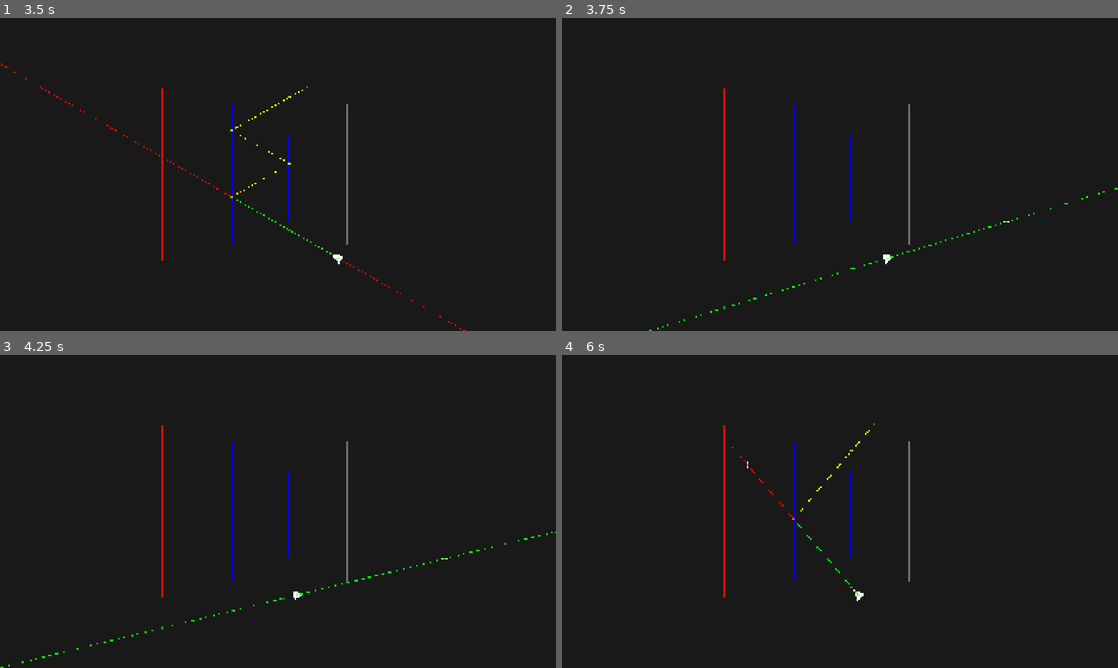
Above: before the commit, frames 1-4 (two rows, left to right).
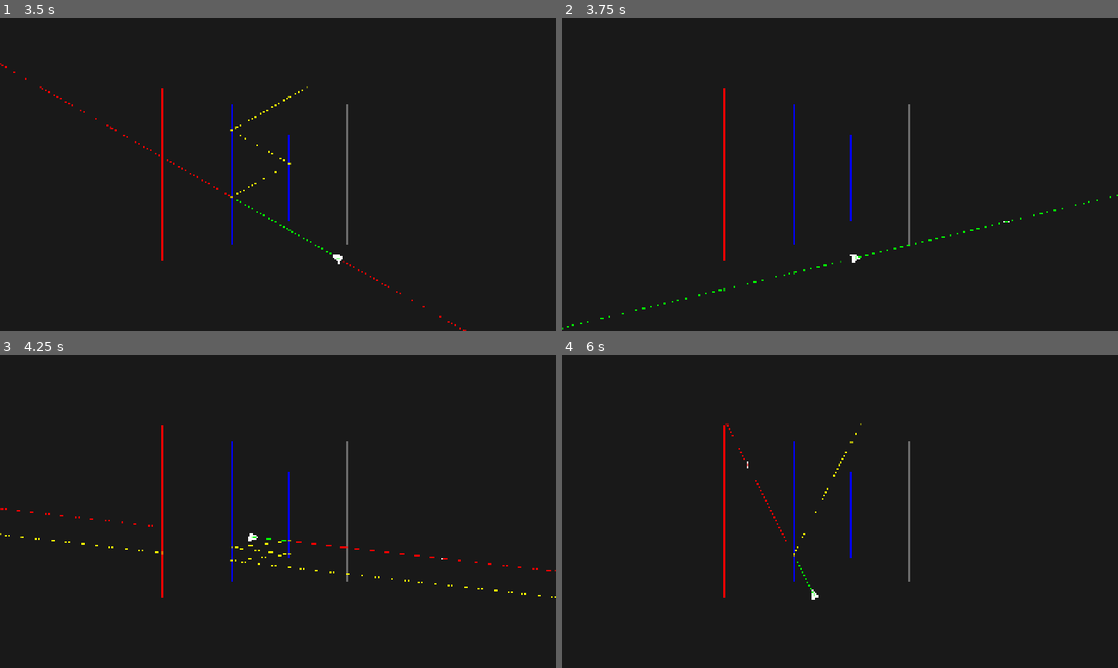
Above: after the commit, the same moments.

Repository: AlonKellner-RedHat/ricochet-game-v2
Game: Godot game, scene res://scenes/open_room_playable.tscn
Two runs of this game, one before a commit and one after it. Both use one fixed random seed, a clock stepped at 60 frames per second and the inputs below.
Inputs (mouse positions are in pixels of both pictures, inside the frame that each line leads up to):
- Up to frame 1 (3.5 s): tap Enter at 0.5 s; move the mouse to (400, 158) at 0.52 s; hold D (move_right) 0.53-1.25 s; hold Space (fire) 0.53-1.25 s; click (400, 158) at 0.67 s; tap Z at 0.8 s; drag from (166, 190) to (250, 237) at 1.27 s; tap Space (fire) at 2 s; move the mouse to (333, 105) at 2.02 s; hold D (move_right) 2.03-2.75 s; hold Space (fire) 2.03-2.75 s; tap R at 2.1 s; drag from (250, 237) to (111, 127) at 2.77 s
- Up to frame 2 (3.75 s): tap Enter at 3.5 s; move the mouse to (1006, 221) at 3.52 s; hold A (move_left) from 3.53 s (still down); tap Z at 3.6 s
- Up to frame 3 (4.25 s): keep holding A (move_left); tap R at 3.8 s
- Up to frame 4 (6 s): release A (move_left) at 4.25 s; drag from (673, 464) to (756, 433) at 4.27 s; tap Space (fire) at 5 s; move the mouse to (867, 511) at 5.02 s; hold S (move_down) 5.03-5.75 s; hold Shift 5.03-5.75 s; click (867, 511) at 5.17 s; tap Z at 5.3 s; tap Enter at 5.75 s; drag from (756, 433) to (728, 527) at 5.77 s

Frame 1 is identical in both runs. In frame 2, 0.3% of the frame differs, in the area x 0-100%, y 54-100%; in frame 3, 0.5%, in the area x 0-100%, y 48-100%; in frame 4, 0.3%.

Commit message:
Stage 32: Checkpoint system with undo and reset
Save game state before each shot. Z undoes the last shot (pops from
checkpoint stack), R fully resets to initial level state. CheckpointData
captures player position/velocity, game state (deep copy), plan entries,
and targets hit.

- CheckpointData and CheckpointStack classes
- PlanManager gains restore_from() for checkpoint restoration
- game_manager handles Z/R keys, saves before fire, restores on undo/reset
- 12 unit tests (217 total, all passing)

Co-Authored-By: Claude Opus 4.6 <noreply@anthropic.com>

Diff:
--- /dev/null
+++ b/scripts/game/checkpoint.gd
@@ -0,0 +1,27 @@
+class_name CheckpointData
+extends RefCounted
+
+var player_position: Vector2
+var player_velocity: Vector2
+var game_state: GameState
+var plan_entries: Array
+var targets_hit: Dictionary
+
+func _init(
+	p_position: Vector2,
+	p_velocity: Vector2,
+	p_game_state: GameState,
+	p_plan_entries: Array,
+	p_targets_hit: Dictionary,
+) -> void:
+	player_position = p_position
+	player_velocity = p_velocity
+	game_state = p_game_state.copy()
+	plan_entries = _copy_entries(p_plan_entries)
+	targets_hit = p_targets_hit.duplicate()
+
+static func _copy_entries(entries: Array) -> Array:
+	var result: Array = []
+	for entry in entries:
+		result.append(PlanManager.PlanEntry.new(entry.surface_id, entry.side))
+	return result
--- /dev/null
+++ b/scripts/game/checkpoint_stack.gd
@@ -0,0 +1,26 @@
+class_name CheckpointStack
+extends RefCounted
+
+var _stack: Array = []
+var _initial: CheckpointData = null
+
+func set_initial(data: CheckpointData) -> void:
+	_initial = data
+
+func push(data: CheckpointData) -> void:
+	_stack.append(data)
+
+func pop() -> CheckpointData:
+	if _stack.is_empty():
+		return null
+	return _stack.pop_back()
+
+func reset() -> CheckpointData:
+	_stack.clear()
+	return _initial
+
+func is_empty() -> bool:
+	return _stack.is_empty()
+
+func depth() -> int:
+	return _stack.size()
--- a/scripts/game/game_manager.gd
+++ b/scripts/game/game_manager.gd
@@ -12,6 +12,9 @@
 
 var plan := PlanManager.new()
 var click_detector := ClickDetector.new()
+var game_state := GameState.new()
+var targets_hit: Dictionary = {}
+var _checkpoints := CheckpointStack.new()
 var _hovered_node: Node2D = null
 
 func _ready() -> void:
@@ -32,6 +35,7 @@
 		_camera.limit_top = int(bounds.position.y)
 		_camera.limit_right = int(bounds.end.x)
 		_camera.limit_bottom = int(bounds.end.y)
+	_checkpoints.set_initial(_capture_checkpoint())
 
 func _process(_delta: float) -> void:
 	_update_camera()
@@ -95,6 +99,14 @@
 				_level_settings.gravity = Vector2(0, 980)
 		return
 
+	if event is InputEventKey and event.pressed and event.physical_keycode == KEY_Z:
+		_try_undo()
+		return
+
+	if event is InputEventKey and event.pressed and event.physical_keycode == KEY_R:
+		_try_reset()
+		return
+
 	if event is InputEventKey and event.pressed and event.physical_keycode == KEY_C:
 		plan.clear()
 		_update_hud()
@@ -152,9 +164,11 @@
 	if player_pos == cursor_pos:
 		return
 
+	_checkpoints.push(_capture_checkpoint())
+
 	var surfaces := _get_surfaces()
 	var dir := _compute_aim_direction(player_pos, cursor_pos, surfaces)
-	var path := Tracer.trace(player_pos, dir, surfaces, GameState.new())
+	var path := Tracer.trace(player_pos, dir, surfaces, game_state)
 
 	if _path_renderer:
 		_path_renderer.modulate.a = 0.25
@@ -169,9 +183,36 @@
 	if _path_renderer:
 		_path_renderer.modulate.a = 1.0
 
+func _try_undo() -> void:
+	var data := _checkpoints.pop()
+	if data == null:
+		return
+	_restore_checkpoint(data)
+
+func _try_reset() -> void:
+	var data := _checkpoints.reset()
+	if data == null:
+		return
+	_restore_checkpoint(data)
+
+func _capture_checkpoint() -> CheckpointData:
+	var pos := _player.global_position if _player else Vector2.ZERO
+	var vel := _player.velocity if _player else Vector2.ZERO
+	return CheckpointData.new(pos, vel, game_state, plan.entries, targets_hit)
+
+func _restore_checkpoint(data: CheckpointData) -> void:
+	if _player:
+		_player.global_position = data.player_position
+		_player.velocity = data.player_velocity
+	game_state = data.game_state.copy()
+	plan.restore_from(data.plan_entries)
+	targets_hit = data.targets_hit.duplicate()
+	_update_hud()
+	_update_surface_overlays()
+
 func _compute_aim_direction(player_pos: Vector2, cursor_pos: Vector2, surfaces: Array) -> Direction:
 	var entries: Array = plan.entries if not plan.is_empty() else []
-	return Planner.compute_aim_direction(player_pos, cursor_pos, entries, surfaces, GameState.new())
+	return Planner.compute_aim_direction(player_pos, cursor_pos, entries, surfaces, game_state)
 
 func _get_surfaces() -> Array:
 	if _level_settings and "surfaces" in _level_settings:
--- a/scripts/game/plan_manager.gd
+++ b/scripts/game/plan_manager.gd
@@ -38,3 +38,8 @@
 		if entry.surface_id == surface_id:
 			return true
 	return false
+
+func restore_from(p_entries: Array) -> void:
+	entries.clear()
+	for entry in p_entries:
+		entries.append(PlanEntry.new(entry.surface_id, entry.side))
--- /dev/null
+++ b/tests/test_stage32_checkpoint.gd
@@ -0,0 +1,189 @@
+extends GutTest
+
+# --- Pure data tests (no scene) ---
+
+func test_stage32_checkpoint_saves_player_position() -> void:
+	var pos := Vector2(200, 300)
+	var data := CheckpointData.new(pos, Vector2.ZERO, GameState.new(), [], {})
+	assert_eq(data.player_position, pos, "Position saved")
+
+func test_stage32_checkpoint_saves_player_velocity() -> void:
+	var vel := Vector2(100, -50)
+	var data := CheckpointData.new(Vector2.ZERO, vel, GameState.new(), [], {})
+	assert_eq(data.player_velocity, vel, "Velocity saved")
+
+func test_stage32_checkpoint_saves_game_state_deep_copy() -> void:
+	var gs := GameState.new({"key": "original"})
+	var data := CheckpointData.new(Vector2.ZERO, Vector2.ZERO, gs, [], {})
+	gs.flags["key"] = "modified"
+	assert_eq(data.game_state.flags["key"], "original",
+		"Checkpoint should hold a deep copy, not affected by later mutation")
+
+func test_stage32_checkpoint_saves_plan() -> void:
+	var entries: Array = [PlanManager.PlanEntry.new(5, Side.Value.LEFT)]
+	var data := CheckpointData.new(Vector2.ZERO, Vector2.ZERO, GameState.new(), entries, {})
+	entries.clear()
+	assert_eq(data.plan_entries.size(), 1, "Plan entries deep-copied")
+	assert_eq(data.plan_entries[0].surface_id, 5, "Surface ID preserved")
+	assert_eq(data.plan_entries[0].side, Side.Value.LEFT, "Side preserved")
+
+func test_stage32_checkpoint_saves_targets_hit() -> void:
+	var targets: Dictionary = {1: true, 3: true}
+	var data := CheckpointData.new(Vector2.ZERO, Vector2.ZERO, GameState.new(), [], targets)
+	targets[5] = true
+	assert_eq(data.targets_hit.size(), 2, "Targets deep-copied")
+	assert_true(data.targets_hit.has(1), "Target 1 present")
+	assert_true(data.targets_hit.has(3), "Target 3 present")
+	assert_false(data.targets_hit.has(5), "Target 5 not present (added after checkpoint)")
+
+func test_stage32_checkpoint_deep_copy_nested() -> void:
+	var gs := GameState.new({"config": {"sub_key": [1, 2, 3]}})
+	var data := CheckpointData.new(Vector2.ZERO, Vector2.ZERO, gs, [], {})
+	gs.flags["config"]["sub_key"].append(4)
+	var restored: Array = data.game_state.flags["config"]["sub_key"]
+	assert_eq(restored, [1, 2, 3], "Nested array should be deep-copied")
+
+func test_stage32_checkpoint_stack_depth_50() -> void:
+	var stack := CheckpointStack.new()
+	var initial := CheckpointData.new(Vector2(0, 0), Vector2.ZERO, GameState.new(), [], {})
+	stack.set_initial(initial)
+	for i in 50:
+		var data := CheckpointData.new(
+			Vector2(float(i), float(i)), Vector2.ZERO, GameState.new(), [], {})
+		stack.push(data)
+	assert_eq(stack.depth(), 50, "Stack holds 50 checkpoints")
+	for i in range(49, -1, -1):
+		var data := stack.pop()
+		assert_eq(data.player_position, Vector2(float(i), float(i)),
+			"Pop %d returns correct position" % i)
+	assert_true(stack.is_empty(), "Stack empty after 50 pops")
+
+# --- Scene tests ---
+
+func _create_scene() -> Node:
+	var scene: Node = load("res://scenes/main.tscn").instantiate()
+	scene.gravity = Vector2.ZERO
+	add_child_autofree(scene)
+	return scene
+
+func test_stage32_undo_pops_from_stack() -> void:
+	var scene := _create_scene()
+	await get_tree().process_frame
+	var game_mgr: Node = scene.get_node("GameManager")
+	var player: CharacterBody2D = scene.get_node("Player")
+	var cursor: Node2D = scene.get_node("Cursor")
+	var arrow: Node2D = scene.get_node("ArrowAnimator")
+
+	var positions: Array[Vector2] = []
+	for i in 3:
+		positions.append(player.global_position)
+		cursor.global_position = player.global_position + Vector2(100, 0)
+		game_mgr._try_fire()
+		arrow._finish_flight()
+		await get_tree().process_frame
+		player.global_position = Vector2(200 + i * 100, 400)
+		await get_tree().process_frame
+
+	for i in range(2, -1, -1):
+		game_mgr._try_undo()
+		await get_tree().process_frame
+		assert_almost_eq(player.global_position, positions[i], Vector2(1, 1),
+			"Undo %d restores position" % i)
+
+	game_mgr._try_undo()
+	await get_tree().process_frame
+	assert_almost_eq(player.global_position, positions[0], Vector2(1, 1),
+		"Extra undo is no-op (stays at last restored position)")
+
+func test_stage32_full_reset_clears_stack() -> void:
+	var scene := _create_scene()
+	await get_tree().process_frame
+	var game_mgr: Node = scene.get_node("GameManager")
+	var player: CharacterBody2D = scene.get_node("Player")
+	var cursor: Node2D = scene.get_node("Cursor")
+	var arrow: Node2D = scene.get_node("ArrowAnimator")
+	var initial_pos := player.global_position
+
+	cursor.global_position = player.global_position + Vector2(100, 0)
+	game_mgr._try_fire()
+	arrow._finish_flight()
+	await get_tree().process_frame
+	player.global_position = Vector2(300, 400)
+
+	game_mgr._try_reset()
+	await get_tree().process_frame
+	assert_almost_eq(player.global_position, initial_pos, Vector2(1, 1),
+		"Reset restores initial position")
+	assert_true(game_mgr._checkpoints.is_empty(), "Stack cleared after reset")
+
+	game_mgr._try_undo()
+	await get_tree().process_frame
+	assert_almost_eq(player.global_position, initial_pos, Vector2(1, 1),
+		"Undo after reset is no-op")
+
+func test_stage32_full_reset_restores_initial_state() -> void:
+	var scene := _create_scene()
+	await get_tree().process_frame
+	var game_mgr: Node = scene.get_node("GameManager")
+	var player: CharacterBody2D = scene.get_node("Player")
+	var cursor: Node2D = scene.get_node("Cursor")
+	var arrow: Node2D = scene.get_node("ArrowAnimator")
+	var initial_pos := player.global_position
+
+	game_mgr.game_state.flags["wall_intact"] = false
+	cursor.global_position = player.global_position + Vector2(100, 0)
+	game_mgr._try_fire()
+	arrow._finish_flight()
+	await get_tree().process_frame
+
+	game_mgr._try_reset()
+	await get_tree().process_frame
+	assert_false(game_mgr.game_state.flags.has("wall_intact"),
+		"Reset restores initial game state (no wall_intact key)")
+	assert_eq(game_mgr.plan.size(), 0, "Plan cleared on reset")
+	assert_eq(game_mgr.targets_hit.size(), 0, "Targets cleared on reset")
+
+func test_stage32_checkpoint_saved_before_shot() -> void:
+	var scene := _create_scene()
+	await get_tree().process_frame
+	var game_mgr: Node = scene.get_node("GameManager")
+	var player: CharacterBody2D = scene.get_node("Player")
+	var cursor: Node2D = scene.get_node("Cursor")
+	var arrow: Node2D = scene.get_node("ArrowAnimator")
+	var pre_fire_pos := player.global_position
+
+	cursor.global_position = player.global_position + Vector2(100, 0)
+	game_mgr._try_fire()
+	arrow._finish_flight()
+	await get_tree().process_frame
+
+	game_mgr._try_undo()
+	await get_tree().process_frame
+	assert_almost_eq(player.global_position, pre_fire_pos, Vector2(1, 1),
+		"Checkpoint saved BEFORE the shot (position matches pre-fire)")
+
+func test_stage32_undo_indistinguishable_from_pre_shot() -> void:
+	var scene := _create_scene()
+	await get_tree().process_frame
+	var game_mgr: Node = scene.get_node("GameManager")
+	var player: CharacterBody2D = scene.get_node("Player")
+	var cursor: Node2D = scene.get_node("Cursor")
+	var arrow: Node2D = scene.get_node("ArrowAnimator")
+
+	var pre_pos := player.global_position
+	var pre_vel := player.velocity
+	var pre_plan_size: int = game_mgr.plan.size()
+	var pre_targets_size: int = game_mgr.targets_hit.size()
+
+	cursor.global_position = player.global_position + Vector2(100, 0)
+	game_mgr._try_fire()
+	arrow._finish_flight()
+	await get_tree().process_frame
+	player.global_position = Vector2(999, 999)
+
+	game_mgr._try_undo()
+	await get_tree().process_frame
+	assert_almost_eq(player.global_position, pre_pos, Vector2(1, 1), "Position restored")
+	assert_eq(player.velocity, pre_vel, "Velocity restored")
+	assert_eq(game_mgr.plan.size(), pre_plan_size, "Plan size restored")
+	assert_eq(game_mgr.targets_hit.size(), pre_targets_size, "Targets restored")
Not shown, changed: docs/TDD_04_ARROW_FLIGHT_AND_CHECKPOINTS.md
